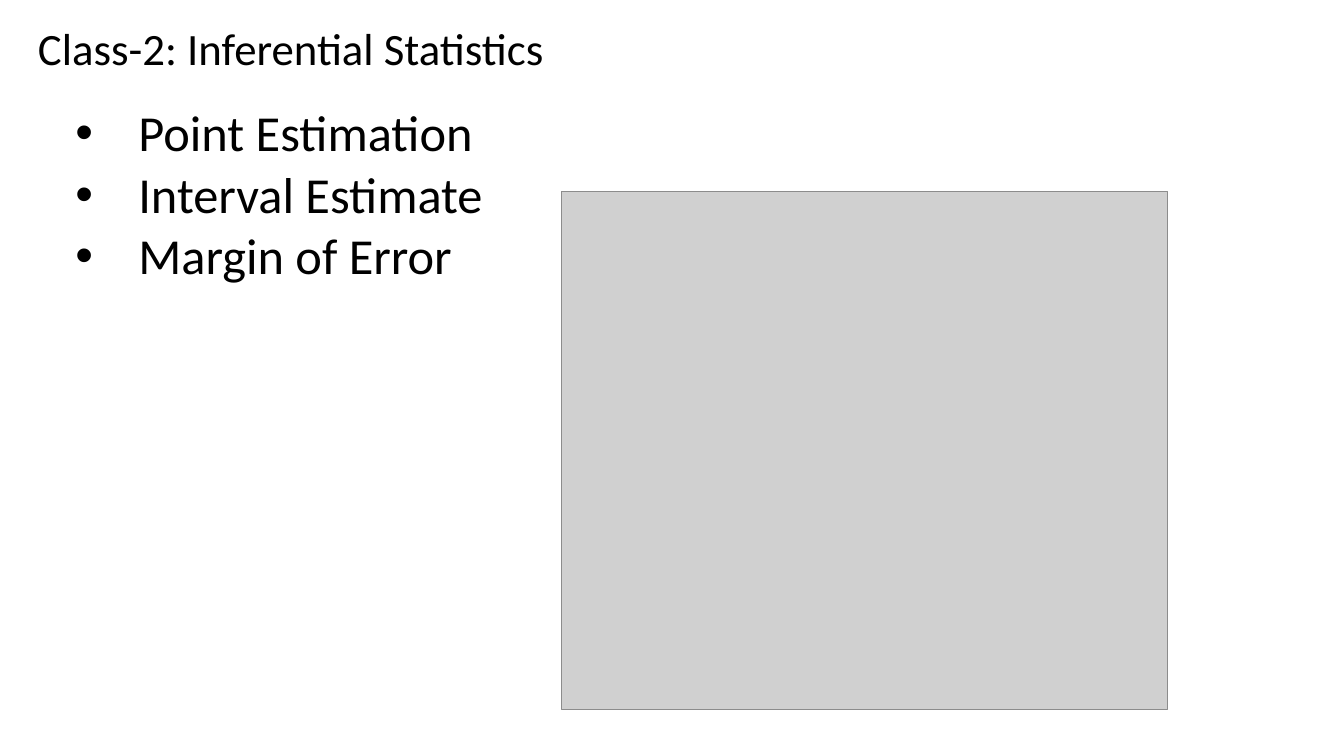
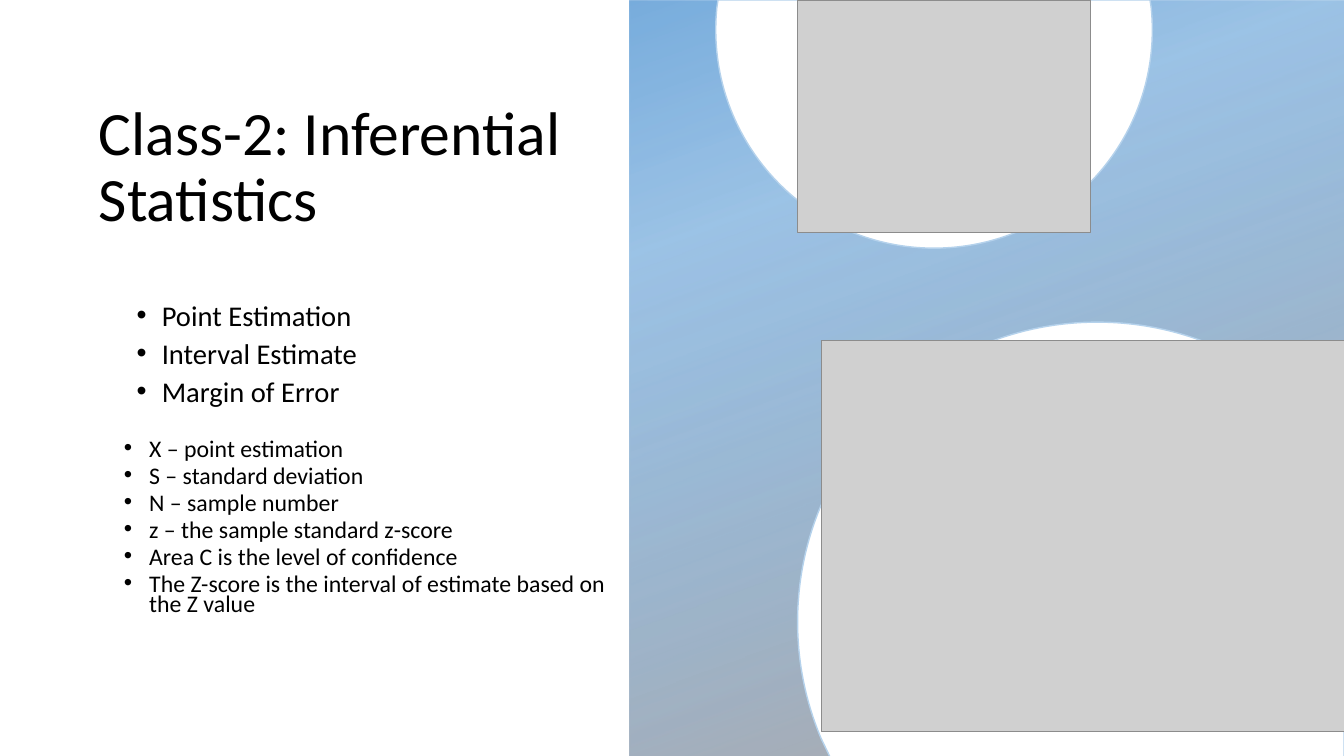
Before and after one commit to renshan2/accesspy, a slide deck: slide 14 of AI-ML-DL/Machine Learning.pptx. Drawn at 1344x756 pixels with LibreOffice and Linux fonts; fonts in the diff are those of the drawing; grey boxes stand for pictures; background and template pictures are left out. Boxes give left, top, right and bottom in pixels: in the first picture for what was removed or moved away, otherwise in the second. Text is boxed around its words. In the diff, an @@ line names an element or a change of style, - is before the commit and + after.

```diff
--- a/AI-ML-DL/Machine Learning.pptx
+++ b/AI-ML-DL/Machine Learning.pptx
@@ rectangle added at (629,0,1344,756), fill gradient #5B9BD5 to #AFABAB @@
@@ freeform shape added at (716,0,1152,248), fill #FFFFFF, outline #AFABAB 1 pt @@
@@ picture added at (798,0,1091,232) @@
@@ text "Class-2: Inferential Statistics": place and size @@
-text "Class-2: Inferential Statistics" at (38,34,543,66)
+text "Class-2: Inferential Statistics" at (99,112,560,222)
@@ text "Class-2: Inferential Statistics" at (99,112,560,222): size 32 to 44 pt; line spacing 1 to 0.9; more space between paragraphs; vertical alignment top to middle @@
@@ freeform shape added at (798,323,1344,756), fill #FFFFFF, outline #AFABAB 1 pt @@
@@ subtitle "Point Estimation": place and size @@
-subtitle "Point Estimation" at (138,116,482,283)
+subtitle "Point Estimation" at (149,344,605,612)
@@ subtitle "Point Estimation" at (149,344,605,612): vertical alignment top to middle @@
@@ subtitle at (162,344,357,407): size 36 to 20.4 pt in "Point Estimation", "Interval Estimate", "Margin of Error"; list level 2 to 1 in "Point Estimation"; line spacing 0.9 to 0.7; list level 2 to 1 in "Interval Estimate"; list level 2 to 1 in "Margin of Error" @@
@@ picture: place and size @@
-picture at (562,192,1168,710)
+picture at (822,341,1344,733)
@@ subtitle at (149,440,605,612): paragraphs added @@
+  • X – point estimation
+  • S – standard deviation
+  • N – sample number
+  • z – the sample standard z-score
+  • Area C is the level of confidence
+  • The Z-score is the interval of estimate based on the Z value
```
Also in this commit, not shown: 1 other slide changed, 2 slides added.
